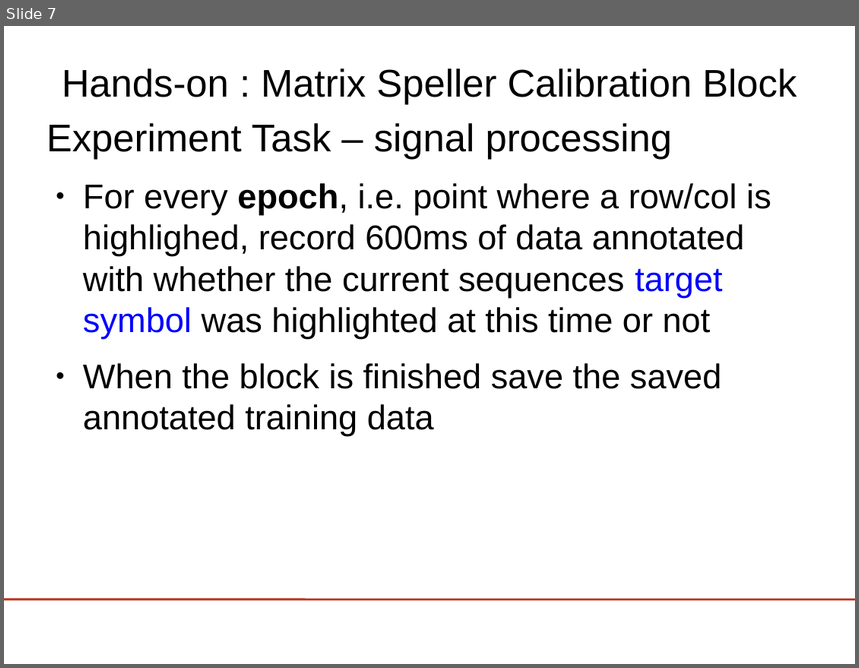
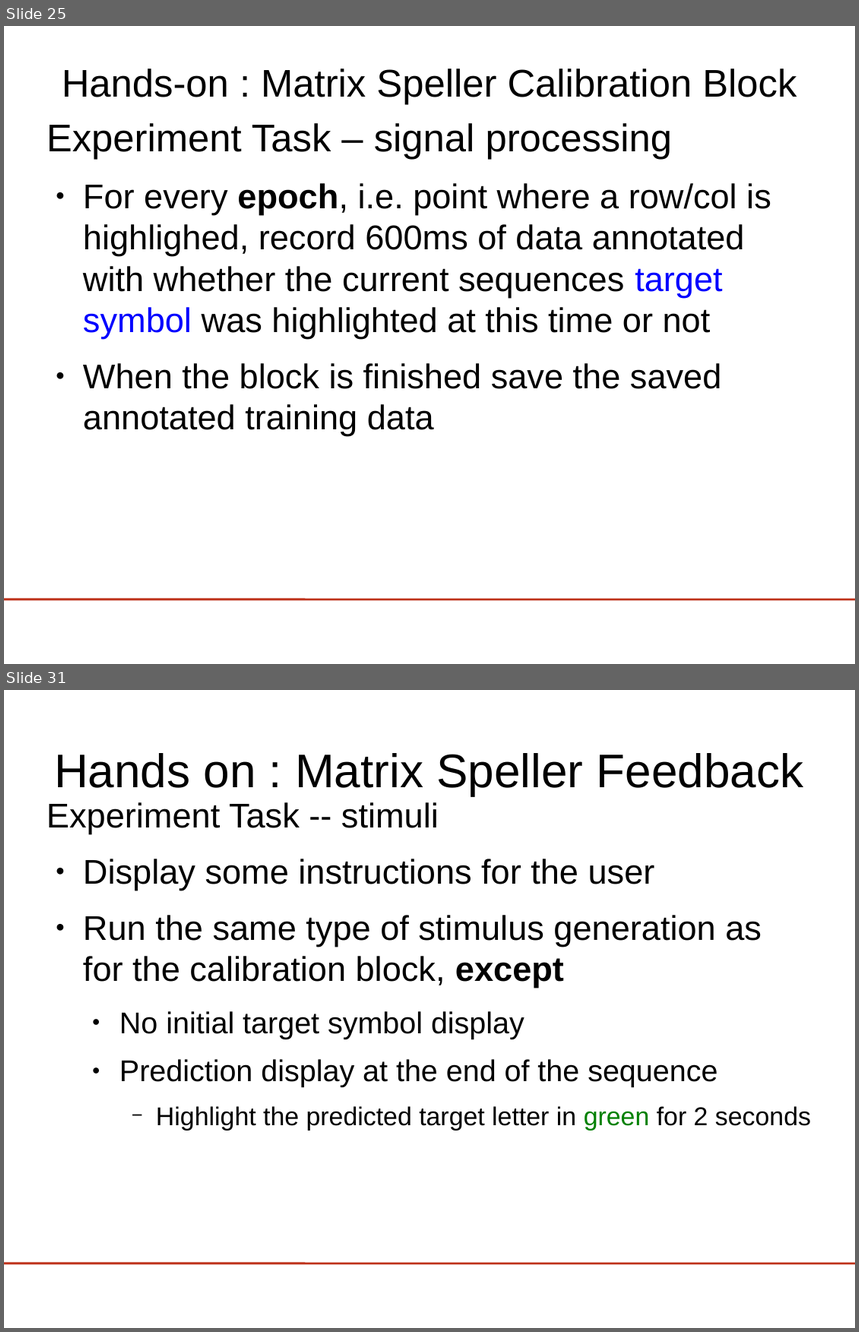
Before and after one commit to jadref/buffer_bci, a slide deck: tutorial/lect5-visspell/visualSpeller.odp. Shown one above the other, each under a label of ours: slide 7 before the commit, slides 25 and 31 after it; the slides between them are not shown. The pictures are 859x668 and 859x1332 pixels, drawn with LibreOffice and Linux fonts; fonts in the diff are those of the drawing; background and template pictures are left out. Boxes give left, top, right and bottom in pixels: in the first picture for what was removed or moved away, otherwise in the second. Text is boxed around its words. In the diff, an @@ line names an element or a change of style, - is before the commit and + after.

```diff
--- a/tutorial/lect5-visspell/visualSpeller.odp
+++ b/tutorial/lect5-visspell/visualSpeller.odp
@@ slide 31 added at <box>4,690,855,1328</box>, background #FFFFFF; not listed: 1 template element that a slide beside it also shows @@
@@ title added at <box>54,753,804,796</box>, 44 pt, text #000000 @@
+Hands on : Matrix Speller Feedback
@@ text added at <box>47,802,811,1131</box>, 32 pt, text #000000 @@
+Experiment Task -- stimuli
+● Display some instructions for the user
+● Run the same type of stimulus generation as for the calibration block, except
+  ● No initial target symbol display
+  ● Prediction display at the end of the sequence
+    − Highlight the predicted target letter in green for 2 seconds
@@ what was slide 7 is now slide 25 @@
```
Also in this commit, not shown: 4 slides changed, 17 other slides added.
